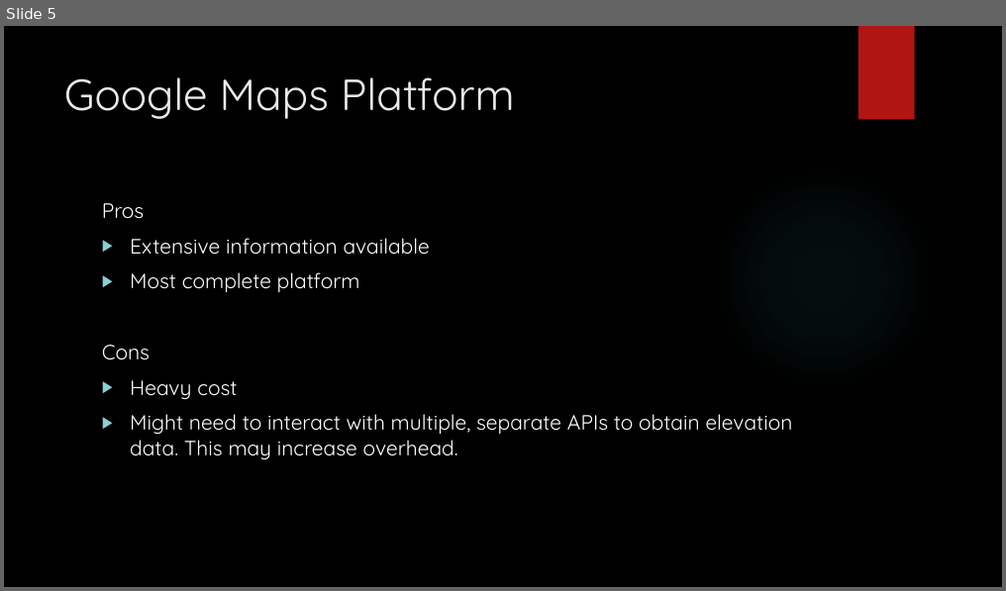
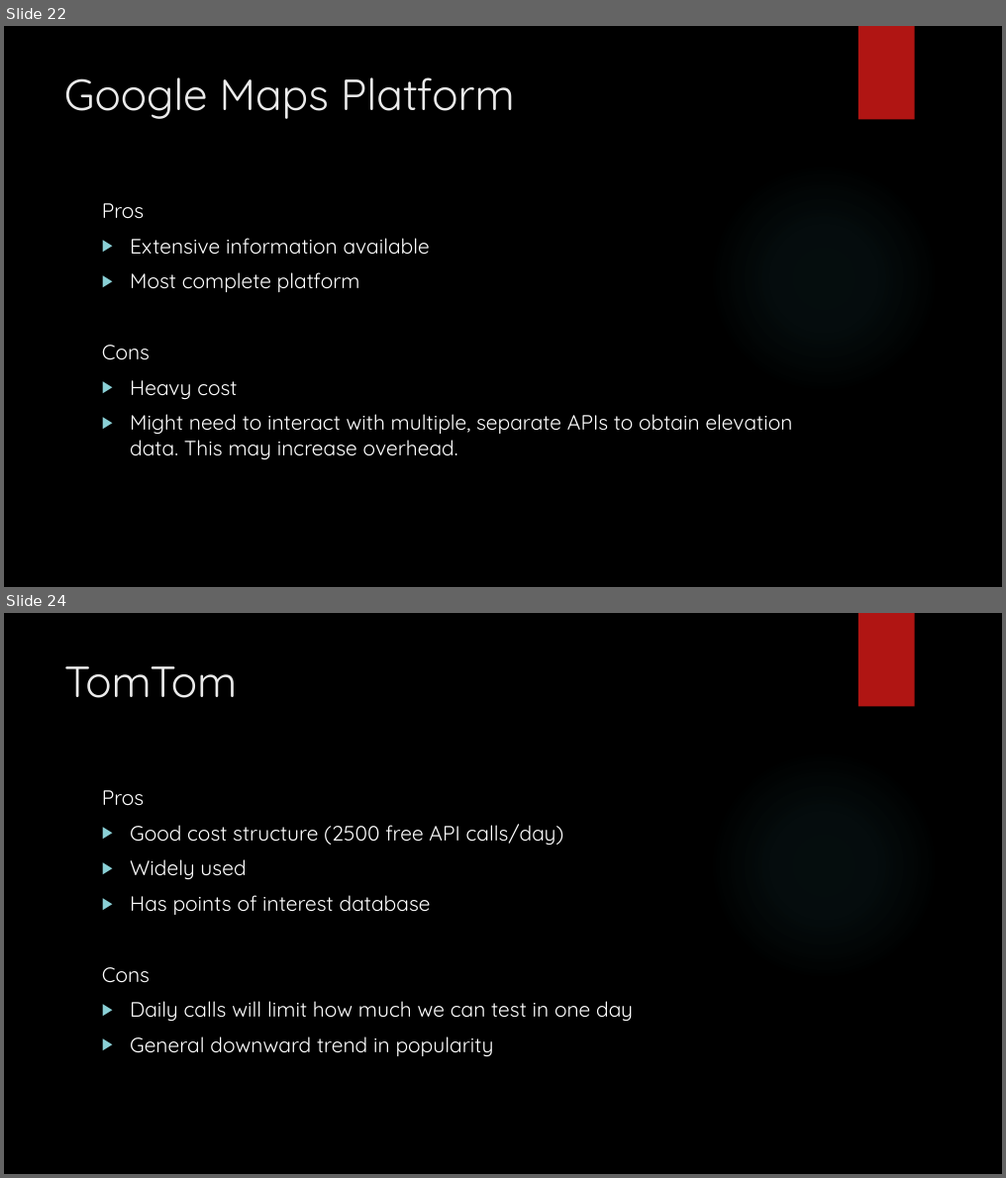
Before and after one commit to junmin-yee/Landmarked, a slide deck: Technology Presentation.pptx. Shown one above the other, each under a label of ours: slide 5 before the commit, slides 22 and 24 after it; the slides between them are not shown. The pictures are 1006x591 and 1006x1178 pixels, drawn with LibreOffice and Linux fonts; fonts in the diff are those of the drawing; background and template pictures are left out. Boxes give left, top, right and bottom in pixels: in the first picture for what was removed or moved away, otherwise in the second. Text is boxed around its words. In the diff, an @@ line names an element or a change of style, - is before the commit and + after.

```diff
--- a/Technology Presentation.pptx
+++ b/Technology Presentation.pptx
@@ slide 24 added at [4,613,1002,1174], background picture (left out); not listed: 2 template elements that a slide beside it also shows @@
@@ title added at [64,666,237,698], 42 pt, text #EBEBEB @@
+TomTom
@@ text added at [102,790,633,1058], 20 pt, text #FFFFFF @@
+Pros
+▶ Good cost structure (2500 free API calls/day)
+▶ Widely used
+▶ Has points of interest database
+Cons
+▶ Daily calls will limit how much we can test in one day
+▶ General downward trend in popularity
@@ what was slide 5 is now slide 22 @@
```
Also in this commit, not shown: 5 slides changed, 8 other slides added, 18 slides removed.
